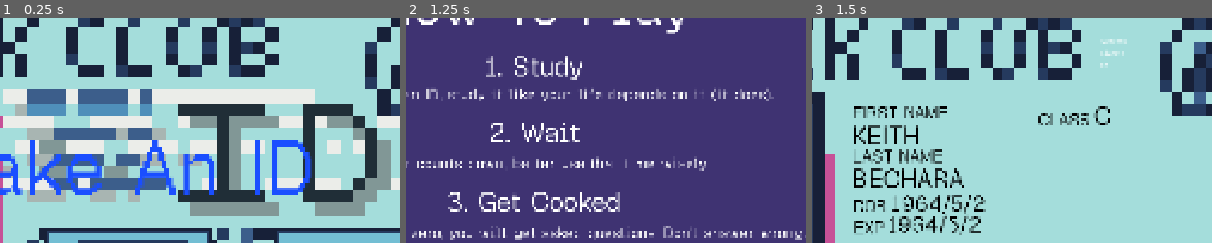
Above: before the commit, frames 1-3 (left to right).
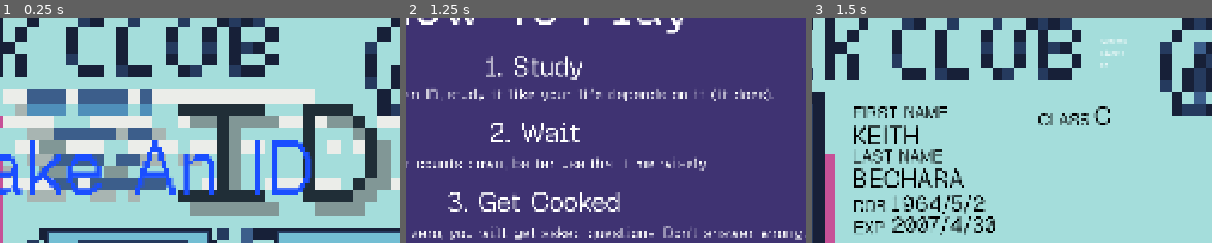
Above: after the commit, the same moments.

Repository: itstntcraft123/fake-an-id
Game: Godot game, scene res://scenes/main_menu.tscn
The game is run twice, just before and just after one commit, with the same random seed, the same clock (stepped at 60 frames per second) and the same inputs.
Inputs:
- Up to frame 1 (0.25 s): no input
- Up to frame 2 (1.25 s): click "[color=#ffffff00]> [/color][c…" at 0.5 s
- Up to frame 3 (1.5 s): click "[color=#ffffff00]> [/color][c…" at 1.25 s
The pictures show only the part of the screen within x 34-84%, y 14-64%; the shares and areas given below are measured in that part.

Frames 1-2 are identical in both runs. In frame 3, 1.3% of the frame differs, in the area x 19-46%, y 87-97%.

Commit message:
fixed expiry date
 - now the expiry mm/dd is not always the same as dob
 - positioning changed a bit
 - pretty sure now the expiry date will be after the day irl

Diff:
--- a/scenes/game.tscn
+++ b/scenes/game.tscn
@@ -130,10 +130,10 @@
 
 [node name="ExpDate" type="Label" parent="UI/IDCard/ExpireDateLabel" unique_id=643385181]
 layout_mode = 0
-offset_left = 80.0
-offset_top = -14.0
-offset_right = 302.0
-offset_bottom = 65.0
+offset_left = 89.0
+offset_top = -13.0
+offset_right = 311.0
+offset_bottom = 66.0
 theme_override_colors/font_color = Color(0, 0, 0, 1)
 theme_override_font_sizes/font_size = 50
 text = "[expDate]"
--- a/scripts/game.gd
+++ b/scripts/game.gd
@@ -53,7 +53,7 @@
 	$UI/IDCard/FirstNameLabel/FirstName.text = id_data["first_name"]
 	$UI/IDCard/LastNameLabel/LastName.text = id_data["last_name"]
 	$UI/IDCard/DoBLabel/DoB.text = id_data["dob"]
-	$UI/IDCard/ExpireDateLabel/ExpDate.text = id_data["dob"]
+	$UI/IDCard/ExpireDateLabel/ExpDate.text = id_data["exp"]
 	$UI/IDCard/SexLabel/Sex.text = id_data["sex"]
 	$UI/IDCard/HeightLabel/Height.text = id_data["height"]
 	$UI/IDCard/HairLabel/HairColor.text = id_data["hair"]
--- a/scripts/utils.gd
+++ b/scripts/utils.gd
@@ -46,18 +46,37 @@
 	max_date["year"] -= age
 	var min_date := max_date.duplicate()
 	min_date["year"] -= 1
-
 	return Time.get_datetime_dict_from_unix_time(randi_range(Time.get_unix_time_from_datetime_dict(min_date), Time.get_unix_time_from_datetime_dict(max_date)))
 
 func date_to_str(date: Dictionary) -> String:
 	return str(date["year"]) + "/" + str(date["month"]) + "/" + str(date["day"])
 
+func days_in_month(year: int, month: int) -> int:
+	match month:
+		2:
+			var leap := (year % 4 == 0 and year % 100!= 0) or year % 400 == 0
+			return 29 if leap else 28
+		4, 6, 9, 11:
+			return 30
+		_:
+			return 31
+
 func random_exp(dob: Dictionary) -> Dictionary: # expiry date
 	var expired: bool = randf() < 0.2
-	var date: Dictionary = dob.duplicate()
-	var possible_exps := get_possible_exps(dob, expired)
-	date["year"] = possible_exps.pick_random()
-	return date
+	var year: int = get_possible_exps(dob, expired).pick_random()
+
+	# bruh liscenses are expiring in the past
+	var today := get_date()
+	if not expired and year == today["year"]:
+		var end_of_year := {"year": year, "month": 12, "day": 31}
+		return rand_date(today, end_of_year)
+
+	var month := randi_range(1, 12)
+	return {
+		"year": year,
+		"month": month,
+		"day": randi_range(1, days_in_month(year, month)),
+	}
 
 func get_possible_exps(dob: Dictionary, expired: bool) -> Array[int]:
 	var current_year: int = get_date()["year"]
